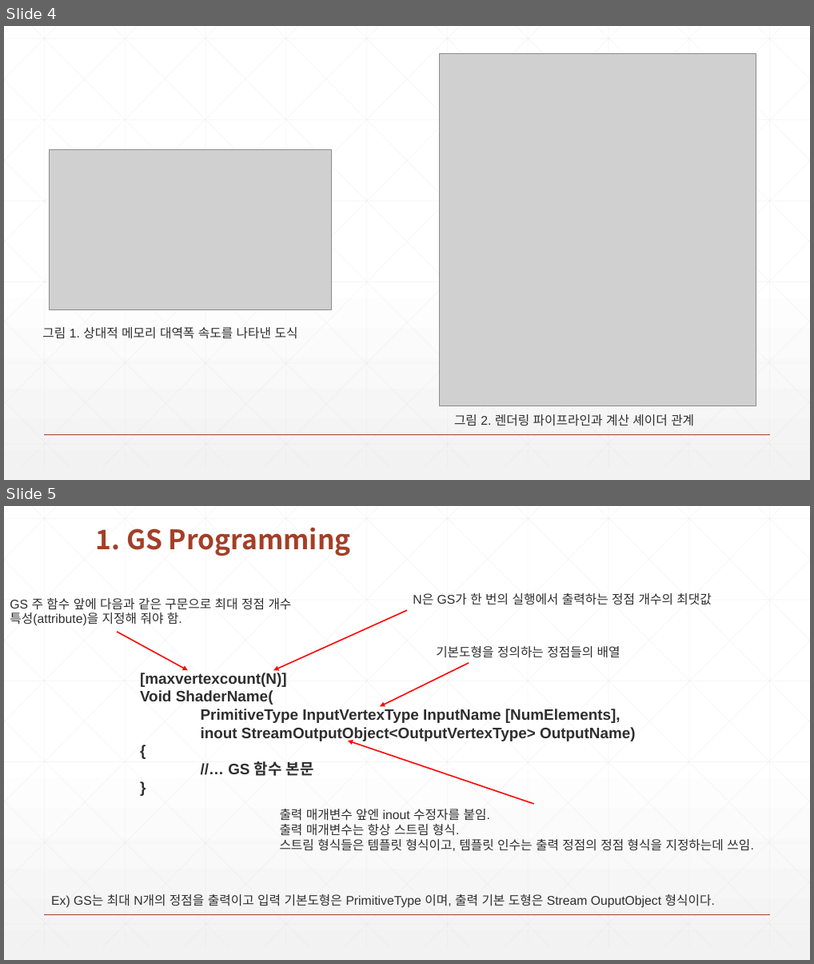
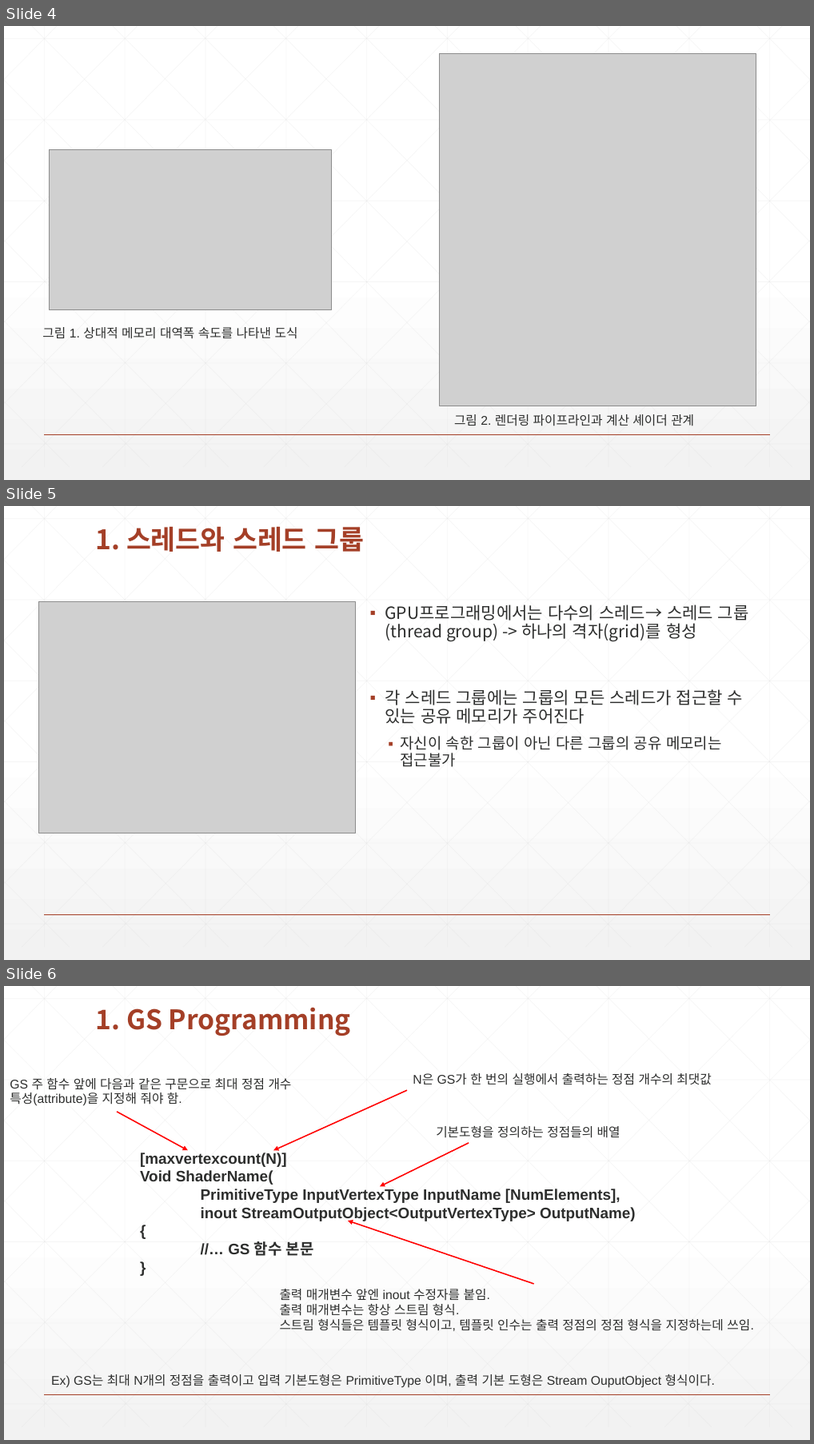
Before and after one commit to earthboom/CodingStudy, a slide deck: Common/Chapter13 CS.pptx. Shown one above the other, each under a label of ours: slides 4 and 5 before the commit, slides 4, 5 and 6 after it. The pictures are 814x964 and 814x1444 pixels, drawn with LibreOffice and Linux fonts; fonts in the diff are those of the drawing; grey boxes stand for pictures. Boxes give left, top, right and bottom in pixels: in the first picture for what was removed or moved away, otherwise in the second. Text is boxed around its words. In the diff, an @@ line names an element or a change of style, - is before the commit and + after.

Commit message:
00-16 Compute Shader (PGW)

```diff
--- a/Common/Chapter13 CS.pptx
+++ b/Common/Chapter13 CS.pptx
@@ slide 5 added at bbox=[4, 506, 810, 960], background gradient #FFFFFF to #F2F2F2; not listed: 47 template elements that a slide beside it also shows @@
@@ title added at bbox=[96, 526, 364, 552], 32 pt, text #A43F27, bold @@
+1. 스레드와 스레드 그룹
@@ picture added at bbox=[38, 602, 355, 832] @@
@@ text added at bbox=[385, 604, 750, 767], 20 pt, text #2D2E2D @@
+▪ GPU프로그래밍에서는 다수의 스레드→ 스레드 그룹(thread group) -> 하나의 격자(grid)를 형성
+▪ 각 스레드 그룹에는 그룹의 모든 스레드가 접근할 수 있는 공유 메모리가 주어진다
+  ▪ 자신이 속한 그룹이 아닌 다른 그룹의 공유 메모리는 접근불가
@@ what was slide 5 is now slide 6 @@
```
